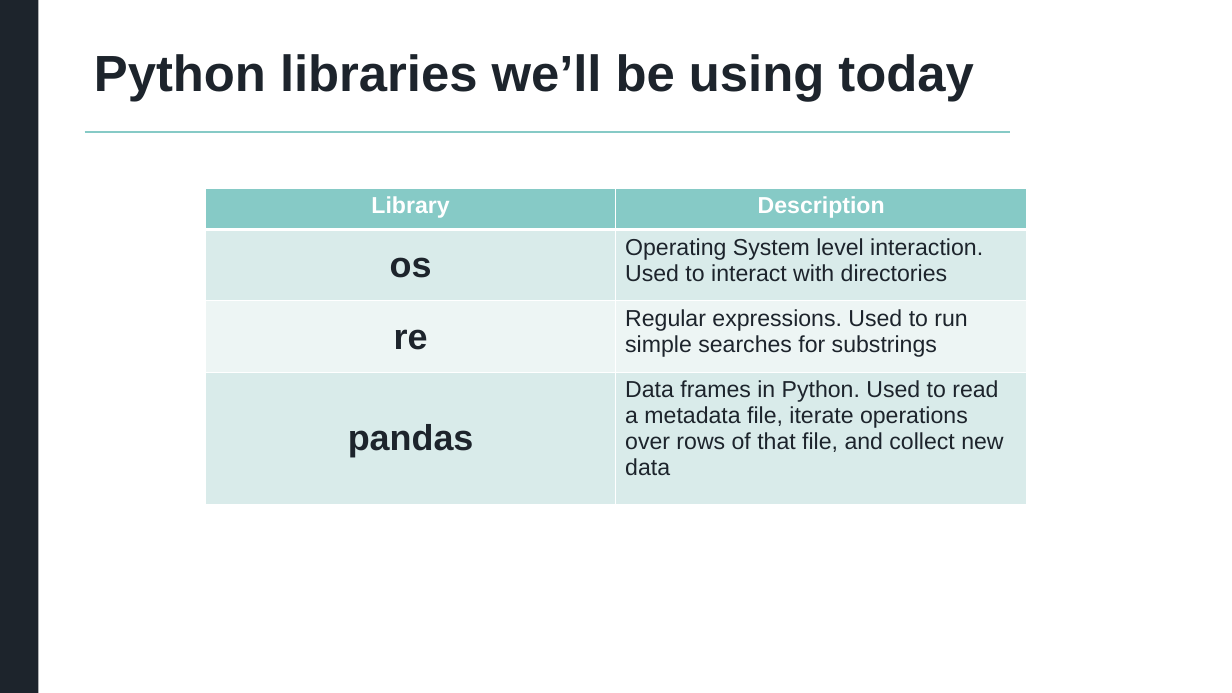
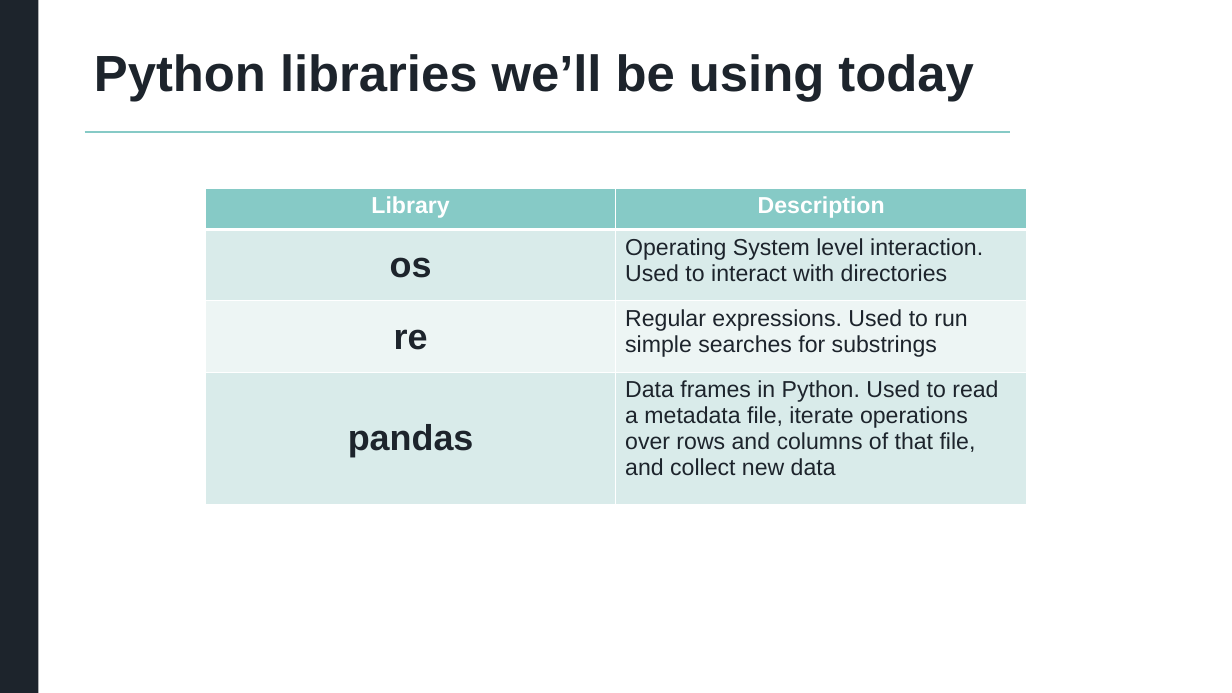
Before and after one commit to atorus-research/MultilingualMarkdown, a slide deck: slide 27 of MultilingualMarkdown.pptx (slide 10 before the commit). Drawn at 1232x693 pixels with LibreOffice and Linux fonts; fonts in the diff are those of the drawing; background and template pictures are left out. Boxes give left, top, right and bottom in pixels: in the first picture for what was removed or moved away, otherwise in the second. Text is boxed around its words. In the diff, an @@ line names an element or a change of style, - is before the commit and + after.

```diff
--- a/MultilingualMarkdown.pptx
+++ b/MultilingualMarkdown.pptx
@@ table at (205,189,1026,505) @@
-row 4, column 2: Data frames in Python. Used to read a metadata file, iterate operations over rows of that file, and collect new data
+row 4, column 2: Data frames in Python. Used to read a metadata file, iterate operations over rows and columns of that file, and collect new data
```
Also in this commit, not shown: 7 other slides changed, 18 slides added, 1 slide removed.
